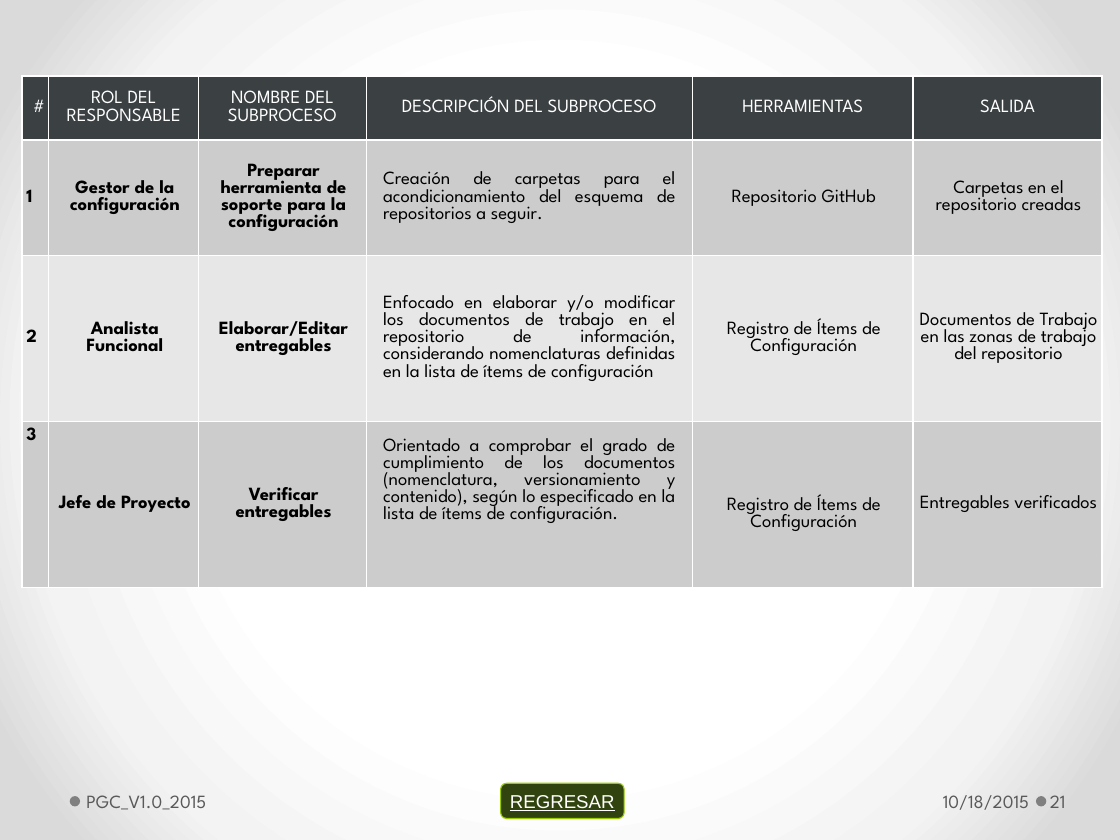
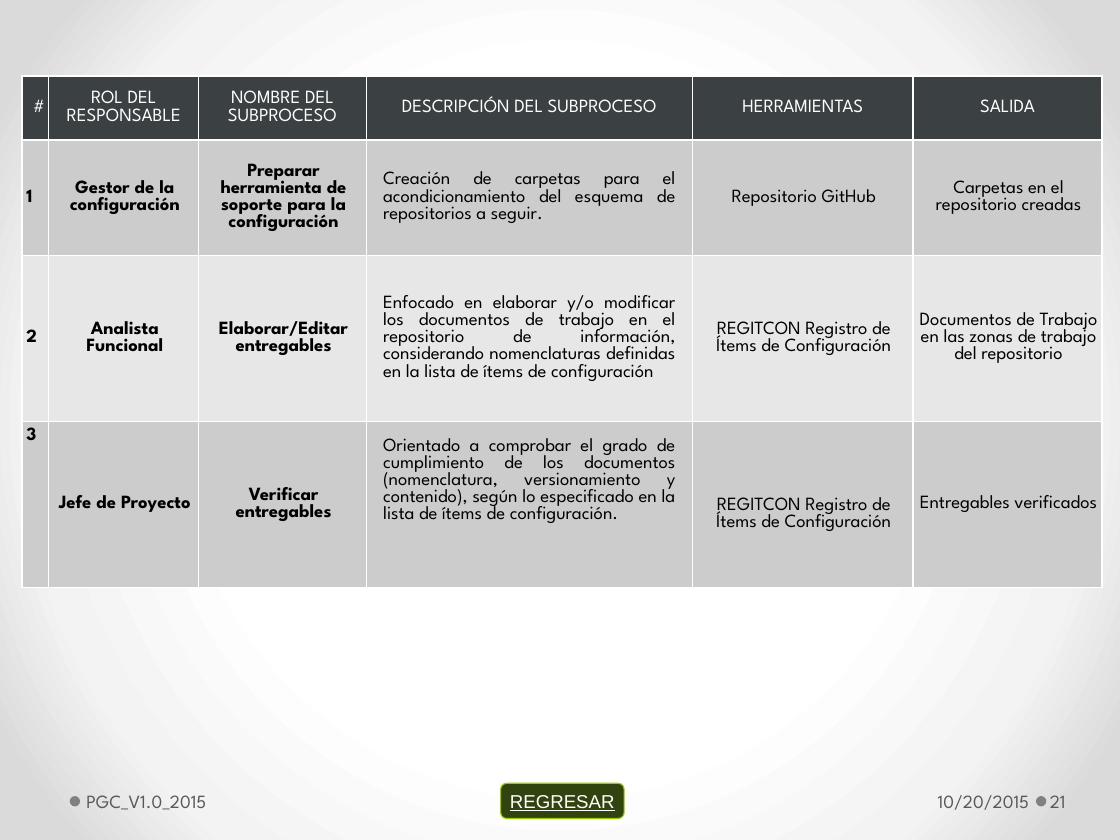
Before and after one commit to lowrider80/UTP-GPS-ALARM, a slide deck: slide 21 of Area_de_Proceso-CM/PGC/PGC_V1.0_2015.pptx. Drawn at 1120x840 pixels with LibreOffice and Linux fonts; fonts in the diff are those of the drawing. Boxes give left, top, right and bottom in pixels: in the first picture for what was removed or moved away, otherwise in the second. Text is boxed around its words. In the diff, an @@ line names an element or a change of style, - is before the commit and + after.

Commit message:
Plan de Gestión de Configuración

```diff
--- a/Area_de_Proceso-CM/PGC/PGC_V1.0_2015.pptx
+++ b/Area_de_Proceso-CM/PGC/PGC_V1.0_2015.pptx
@@ table at (22, 76, 1103, 599) @@
-row 3, column 5: Registro de Ítems de Configuración
+row 3, column 5: REGITCON Registro de Ítems de Configuración
-row 4, column 5: Registro de Ítems de Configuración
+row 4, column 5: REGITCON Registro de Ítems de Configuración
@@ text at (938, 795, 1029, 810): text changed @@
-10/18/2015
+10/20/2015
```
Also in this commit, not shown: 26 other slides changed.
